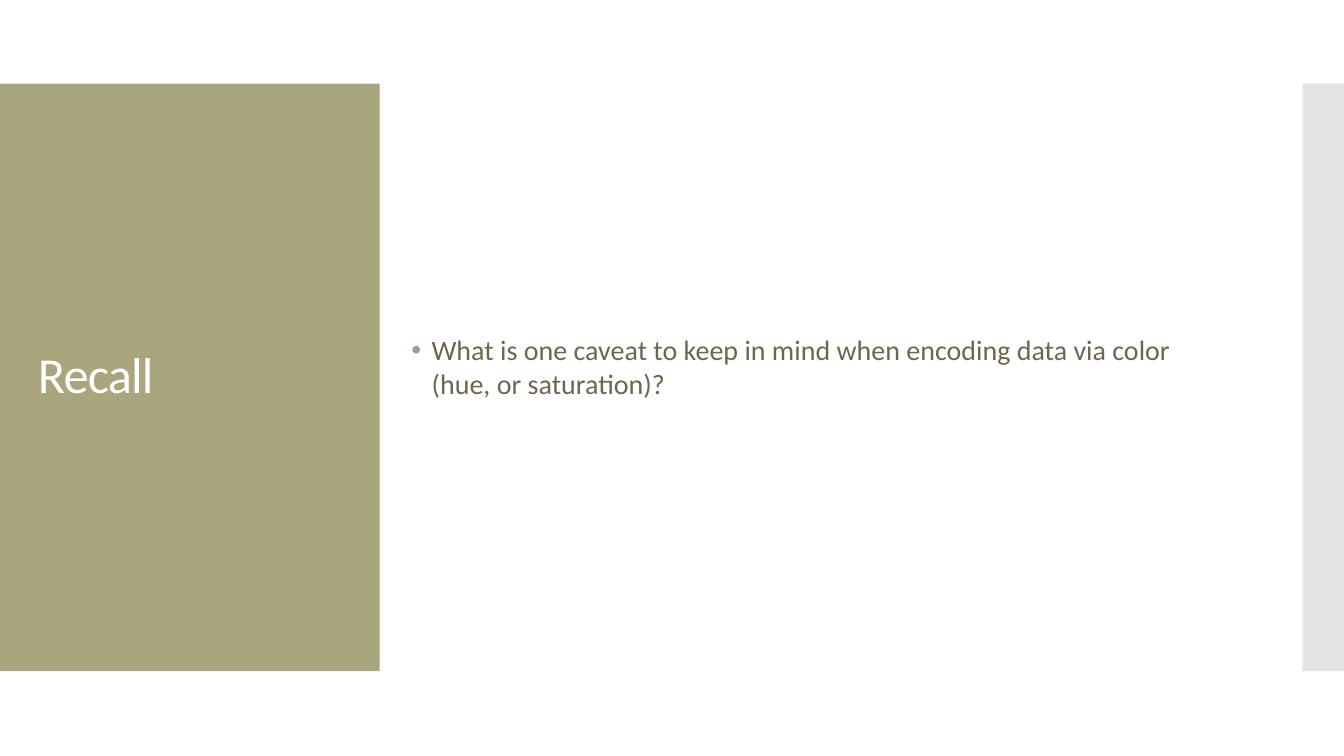
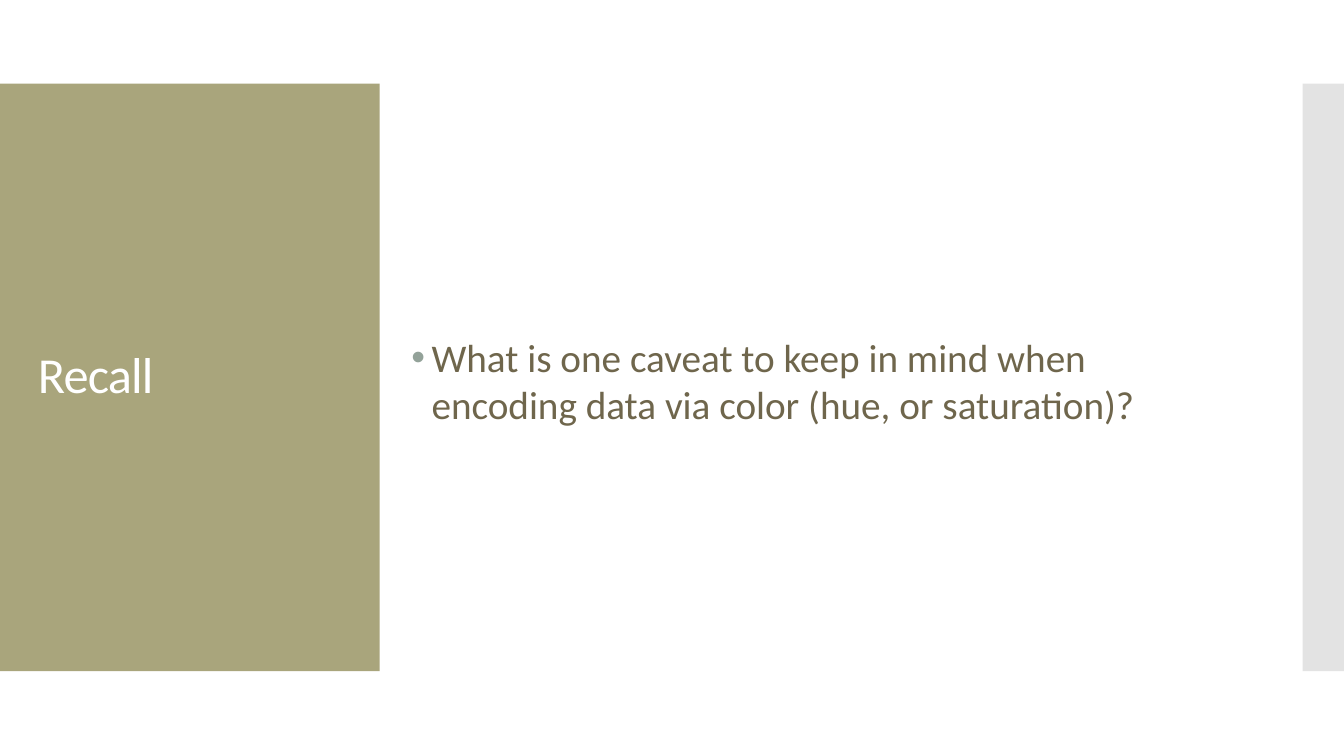
Before and after one commit to amosca01/SDS-CSC109, a slide deck: slide 2 of slides/06-embellishment.pptx. Drawn at 1344x756 pixels with LibreOffice and Linux fonts; fonts in the diff are those of the drawing. Boxes give left, top, right and bottom in pixels: in the first picture for what was removed or moved away, otherwise in the second. Text is boxed around its words. In the diff, an @@ line names an element or a change of style, - is before the commit and + after.

```diff
--- a/slides/06-embellishment.pptx
+++ b/slides/06-embellishment.pptx
@@ text "What is one caveat to ..." at (432, 345, 1134, 426): size 20 to 28 pt @@
```
Also in this commit, not shown: 1 other slide changed, 9 other files.
